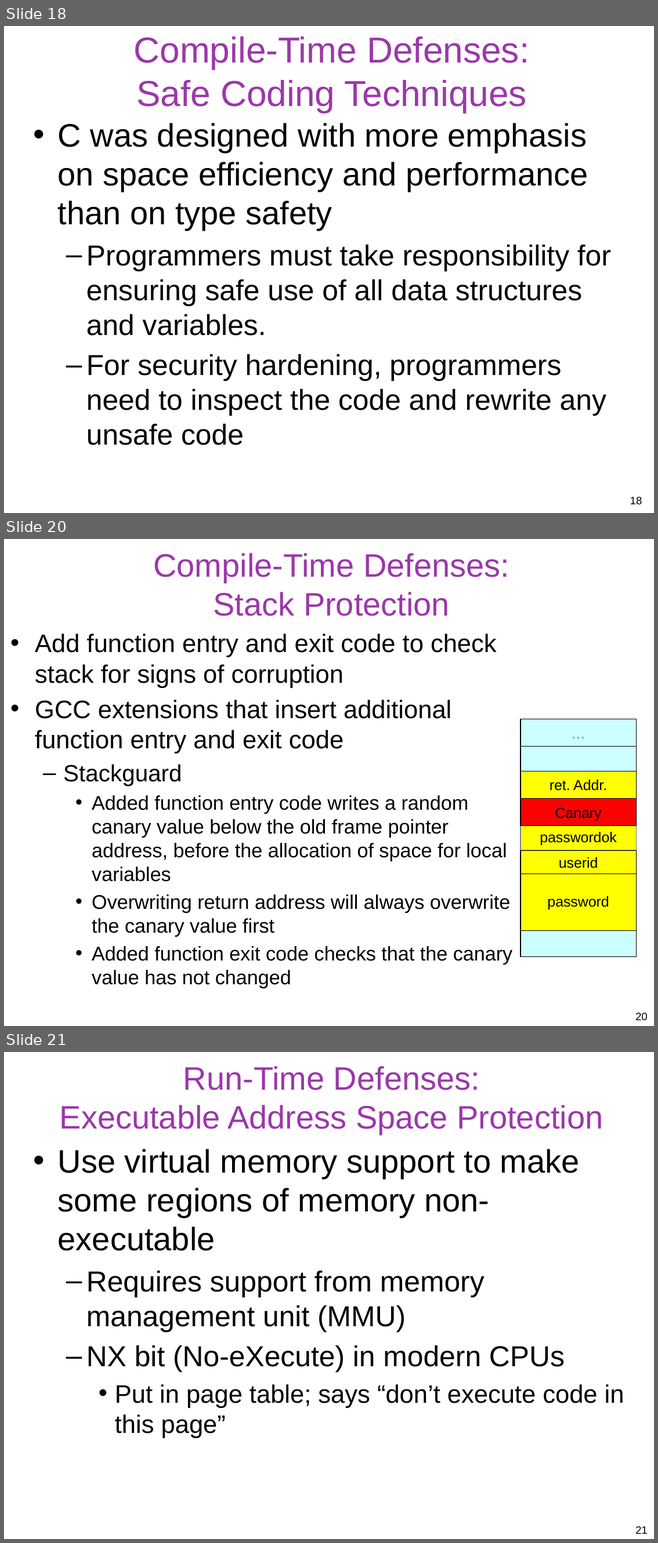
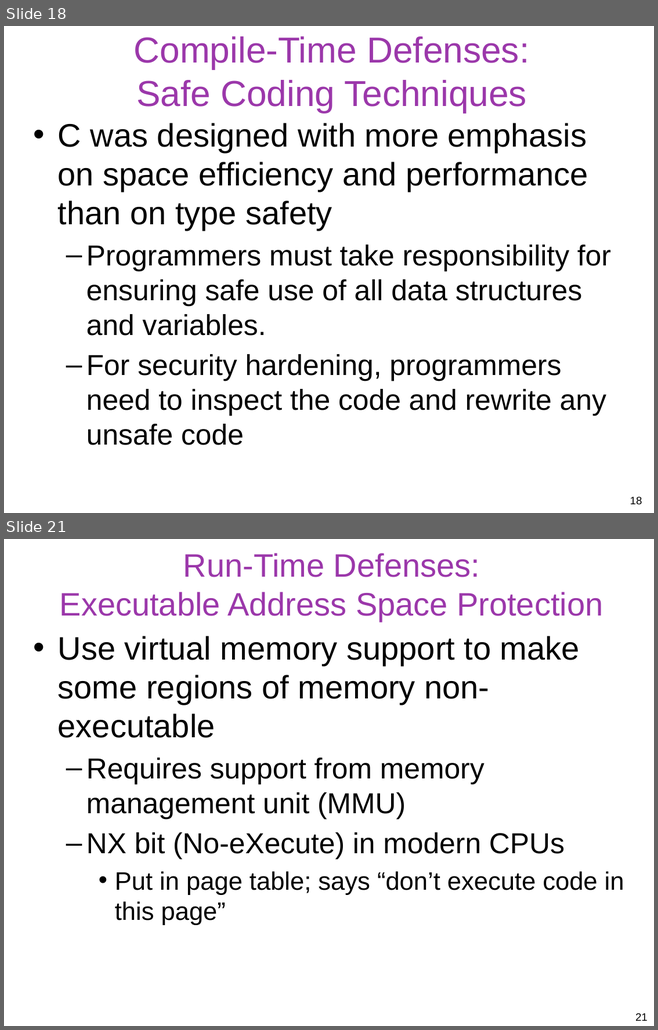
Before and after one commit to gulaoshi/gu.github.io, a slide deck: InfoSec/PPTs/L11-CH10-Buffer Overflow.pptx. Shown one above the other, each under a label of ours: slides 18, 20 and 21 before the commit, slides 18 and 21 after it; the slides between them are not shown. The pictures are 658x1543 and 658x1030 pixels, drawn with LibreOffice and Linux fonts; fonts in the diff are those of the drawing. Boxes give left, top, right and bottom in pixels: in the first picture for what was removed or moved away, otherwise in the second. Text is boxed around its words. In the diff, an @@ line names an element or a change of style, - is before the commit and + after.

```diff
--- a/InfoSec/PPTs/L11-CH10-Buffer Overflow.pptx
+++ b/InfoSec/PPTs/L11-CH10-Buffer Overflow.pptx
@@ slide 20 removed at (x1=4, y1=539, x2=654, y2=1026), background #FFFFFF @@
@@ title removed at (x1=153, y1=553, x2=509, y2=616) @@
-Compile-Time Defenses:
-Stack Protection
@@ text removed at (x1=35, y1=634, x2=513, y2=988) @@
-• Add function entry and exit code to check stack for signs of corruption
-• GCC extensions that insert additional function entry and exit code
-  – Stackguard
-    • Added function entry code writes a random canary value below the old frame pointer address, before the allocation of space for local variables
-    • Overwriting return address will always overwrite the canary value first
-    • Added function exit code checks that the canary value has not changed
@@ rectangle removed at (x1=520, y1=719, x2=636, y2=957) @@
@@ rectangle removed at (x1=520, y1=719, x2=636, y2=747) @@
-…
@@ rectangle removed at (x1=520, y1=772, x2=636, y2=799) @@
-ret. Addr.
@@ rectangle removed at (x1=520, y1=799, x2=636, y2=824) @@
@@ rectangle removed at (x1=520, y1=799, x2=636, y2=826) @@
-Canary
@@ rectangle removed at (x1=520, y1=824, x2=636, y2=851) @@
-passwordok
@@ rectangle removed at (x1=520, y1=851, x2=636, y2=874) @@
-userid
@@ rectangle removed at (x1=520, y1=871, x2=636, y2=931) @@
-password
@@ page number removed at (x1=630, y1=1013, x2=642, y2=1020) @@
-20
@@ page number removed at (x1=635, y1=1013, x2=647, y2=1021) @@
-20
```
Also in this commit, not shown: 5 slides changed, 3 slides added, 24 other files.
